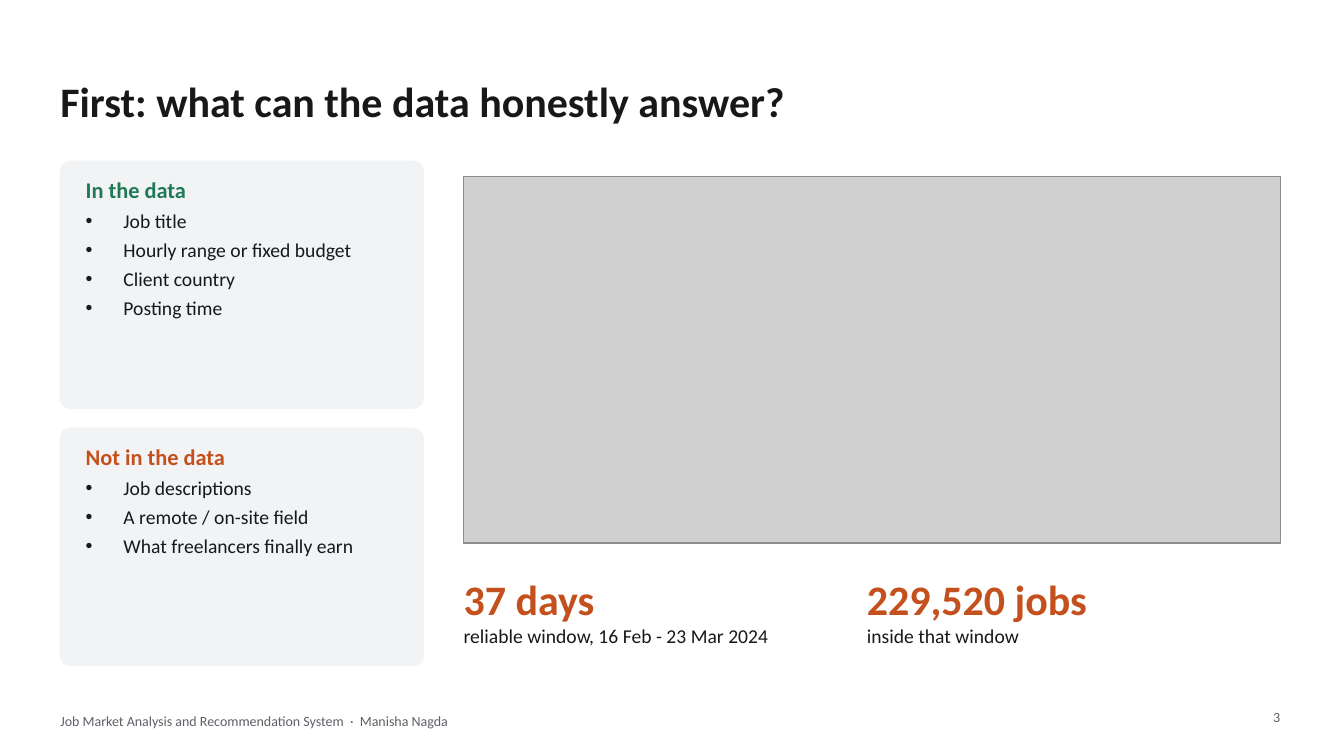
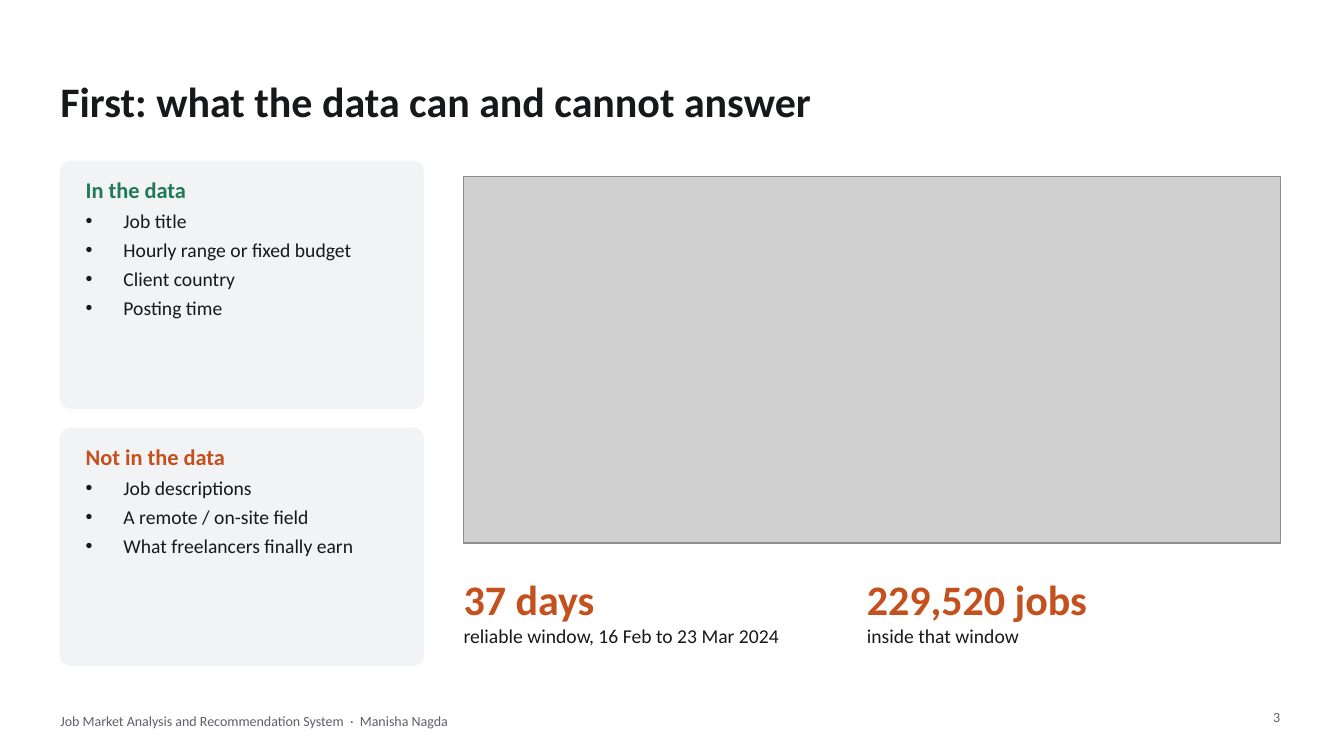
Before and after one commit to manishanagda1997-debug/Project_8_NHIS, a slide deck: slide 3 of reports/job_market_presentation.pptx. Drawn at 1344x756 pixels with LibreOffice and Linux fonts; fonts in the diff are those of the drawing; grey boxes stand for pictures. Boxes give left, top, right and bottom in pixels: in the first picture for what was removed or moved away, otherwise in the second. Text is boxed around its words. In the diff, an @@ line names an element or a change of style, - is before the commit and + after.

```diff
--- a/reports/job_market_presentation.pptx
+++ b/reports/job_market_presentation.pptx
@@ title at <box>60,87,811,118</box>: text changed @@
-First: what can the data honestly answer?
+First: what the data can and cannot answer
@@ text at <box>464,629,779,646</box>: text changed @@
-reliable window, 16 Feb - 23 Mar 2024
+reliable window, 16 Feb to 23 Mar 2024
```
Also in this commit, not shown: 11 other slides changed, 1 other file.
